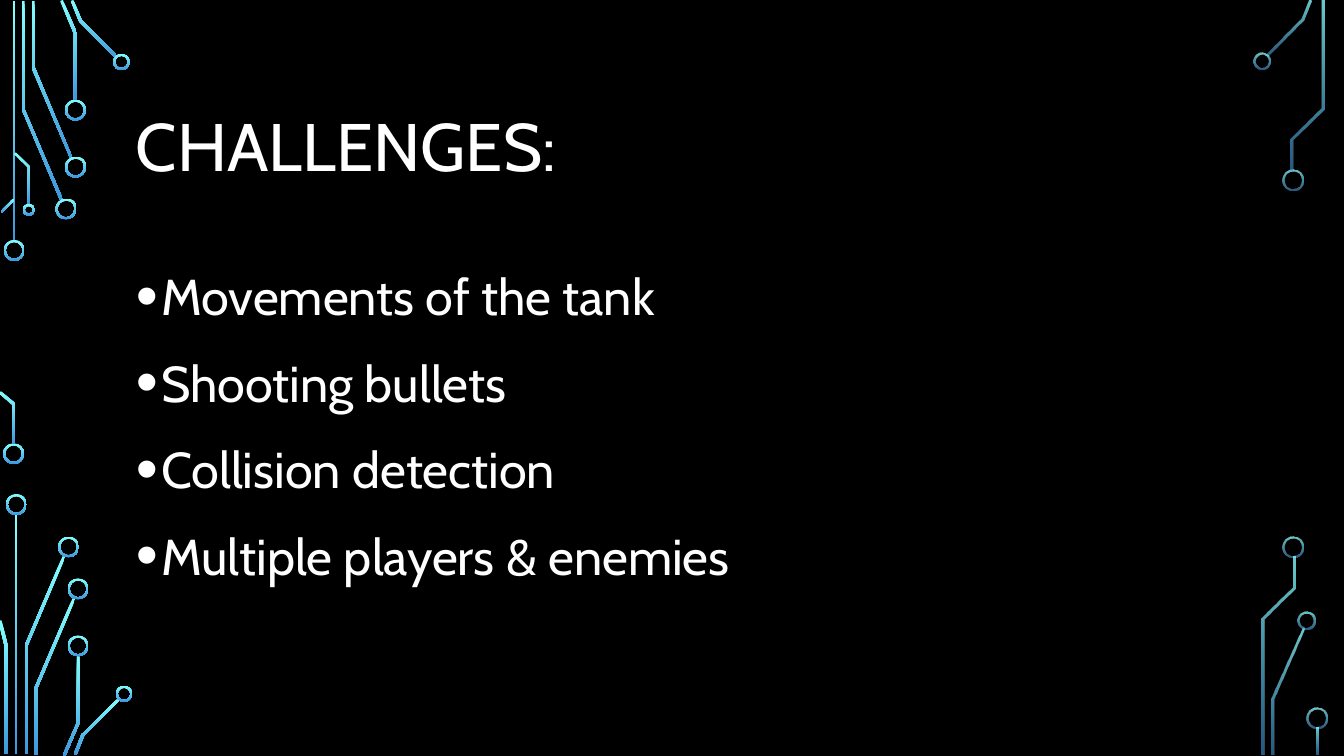
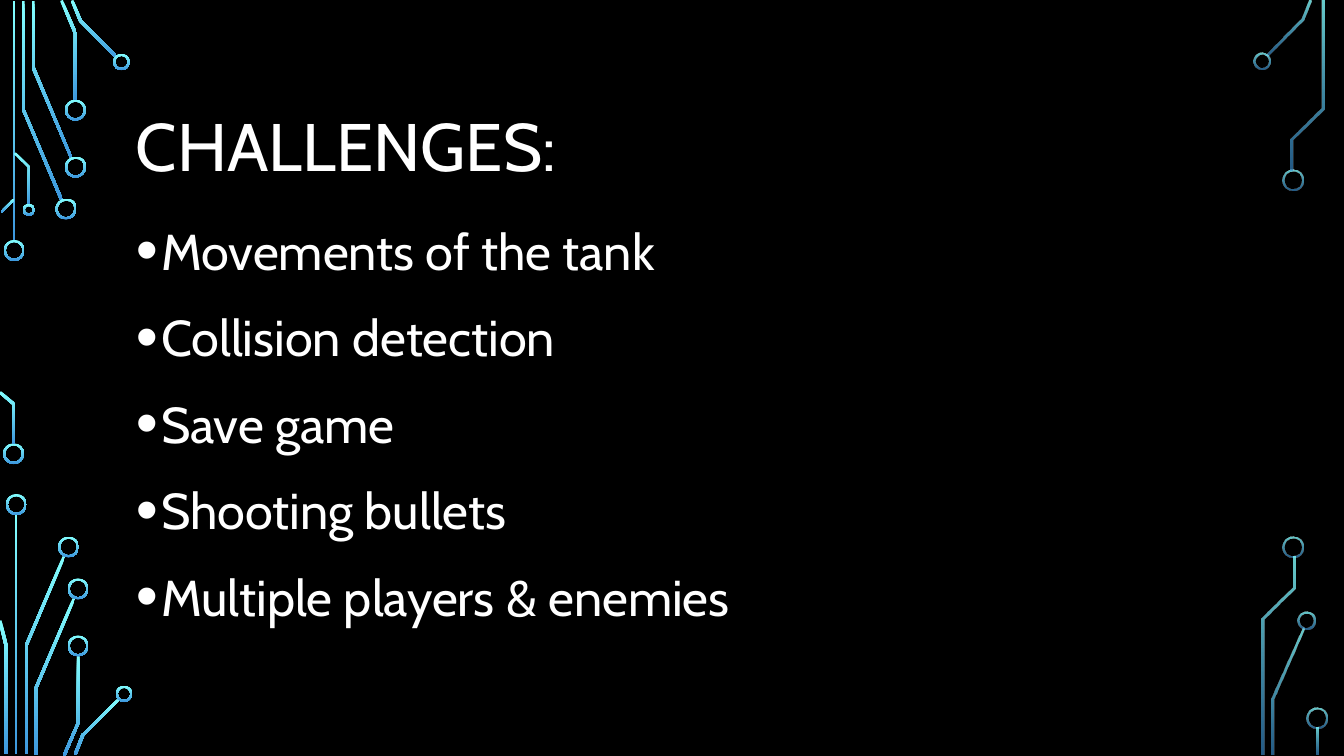
Before and after one commit to aneetaa/ipd12-java3-project, a slide deck: slide 4 of project desc and proposal.pptx. Drawn at 1344x756 pixels with LibreOffice and Linux fonts; fonts in the diff are those of the drawing; background and template pictures are left out. Boxes give left, top, right and bottom in pixels: in the first picture for what was removed or moved away, otherwise in the second. Text is boxed around its words. In the diff, an @@ line names an element or a change of style, - is before the commit and + after.

```diff
--- a/project desc and proposal.pptx
+++ b/project desc and proposal.pptx
@@ text "Movements of the tank": place and size @@
-text "Movements of the tank" at bbox=[161, 277, 729, 586]
+text "Movements of the tank" at bbox=[161, 232, 729, 627]
@@ text at bbox=[161, 318, 555, 454]: paragraphs added @@
+• Collision detection
+• Save game
@@ text at bbox=[161, 450, 555, 489]: paragraph removed @@
-• Collision detection
```
Also in this commit, not shown: 7 other slides changed, 1 slide added, 1 slide removed, 51 other files.
